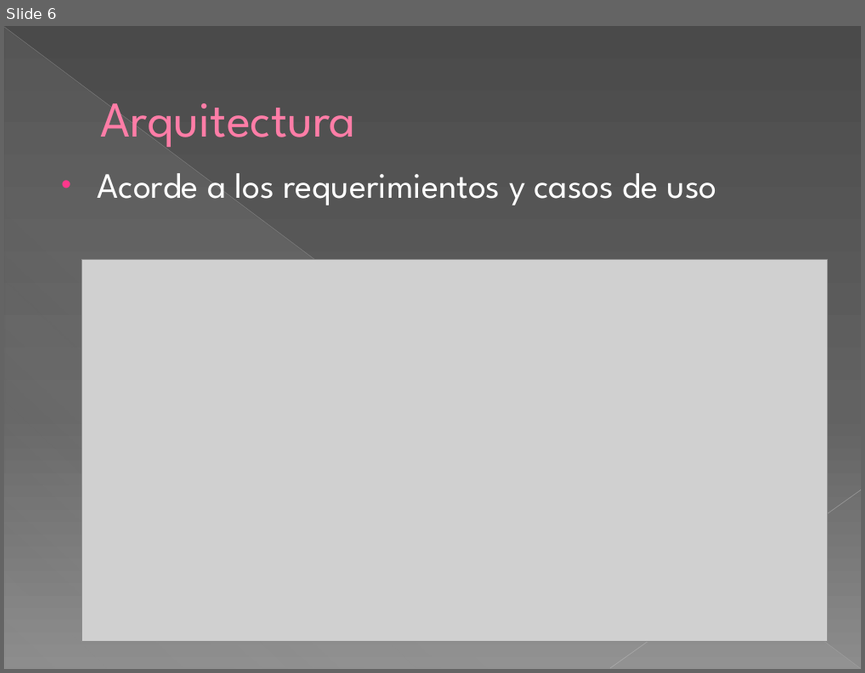
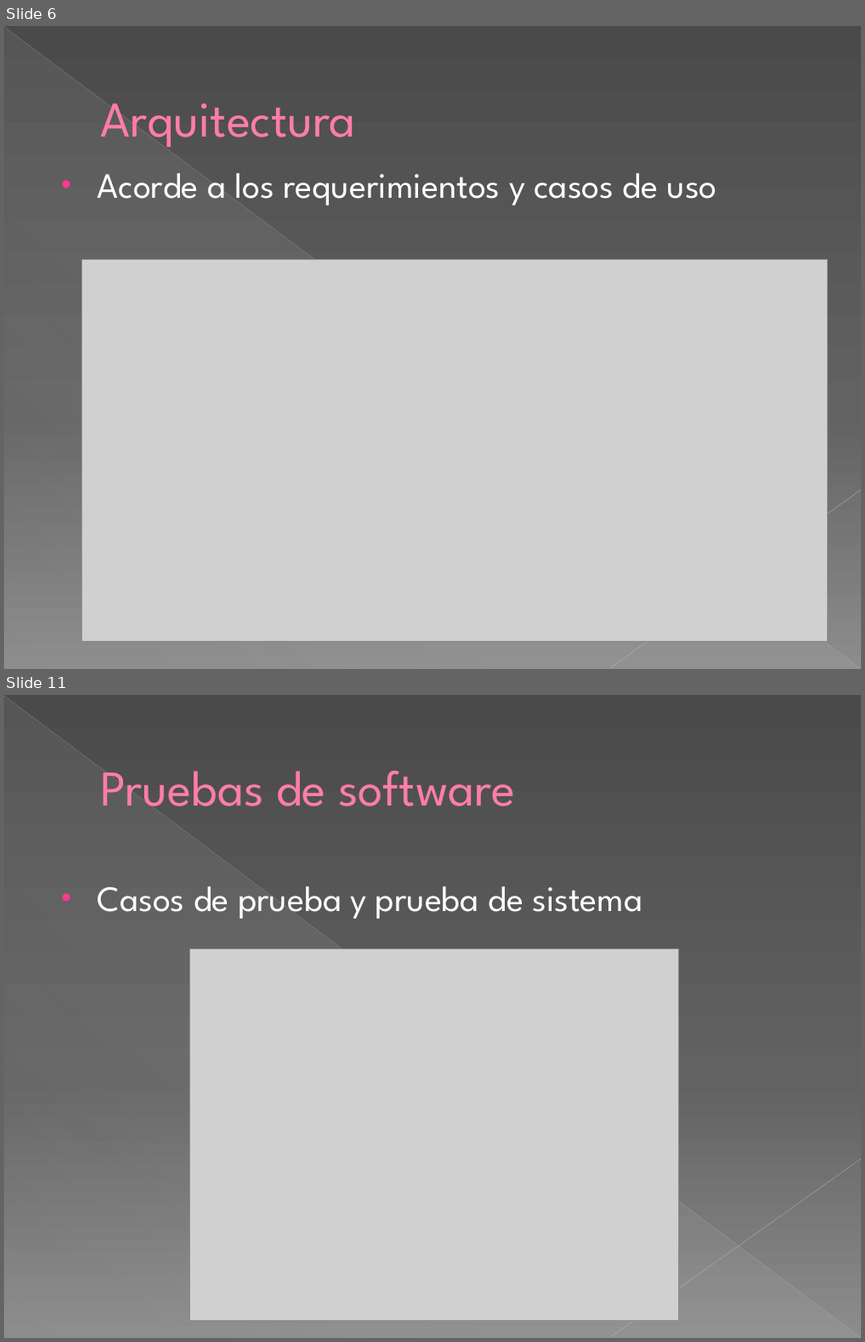
Before and after one commit to francovqz/IngSoft-2017-iSoft, a slide deck: doc/Presentacion.pptx. Shown one above the other, each under a label of ours: slide 6 before the commit, slides 6 and 11 after it; the slides between them are not shown. The pictures are 865x673 and 865x1342 pixels, drawn with LibreOffice and Linux fonts; fonts in the diff are those of the drawing; grey boxes stand for pictures. Boxes give left, top, right and bottom in pixels: in the first picture for what was removed or moved away, otherwise in the second. Text is boxed around its words. In the diff, an @@ line names an element or a change of style, - is before the commit and + after.

```diff
--- a/doc/Presentacion.pptx
+++ b/doc/Presentacion.pptx
@@ slide 11 added at <box>4,695,861,1338</box>, background gradient #4A4A4A to #626262 to #8C8C8C; not listed: 3 template elements that a slide beside it also shows @@
@@ title added at <box>101,771,515,806</box>, 42 pt, text #FF7DA7 @@
+Pruebas de software
@@ text added at <box>98,886,642,919</box>, 30 pt, text #FFFFFF @@
+• Casos de prueba y prueba de sistema
@@ picture added at <box>190,948,679,1321</box> @@
```
Also in this commit, not shown: 7 slides changed, 1 other file.
